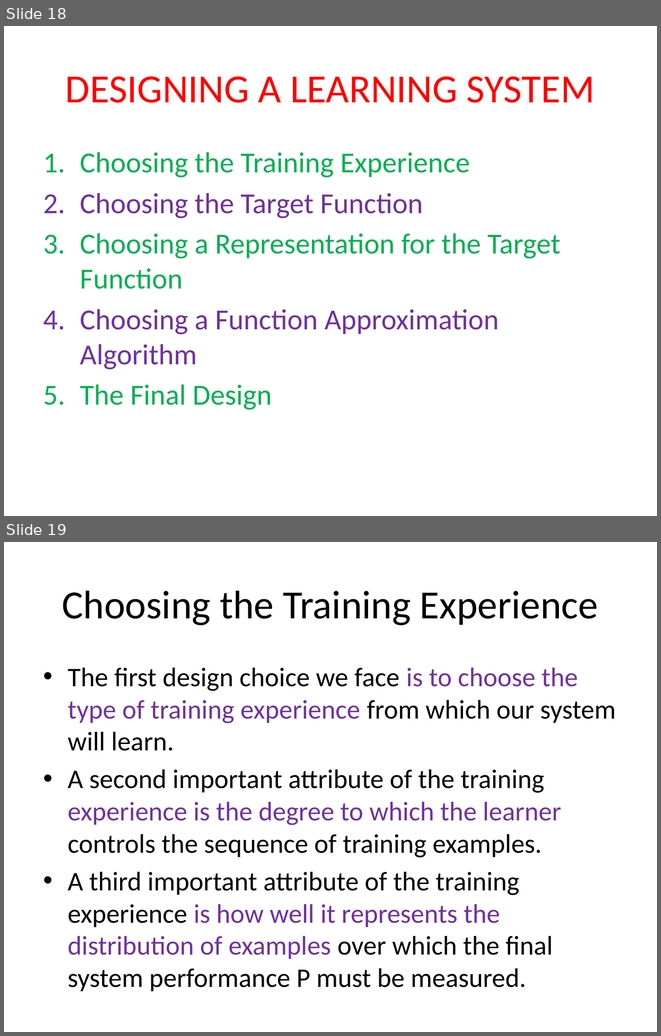
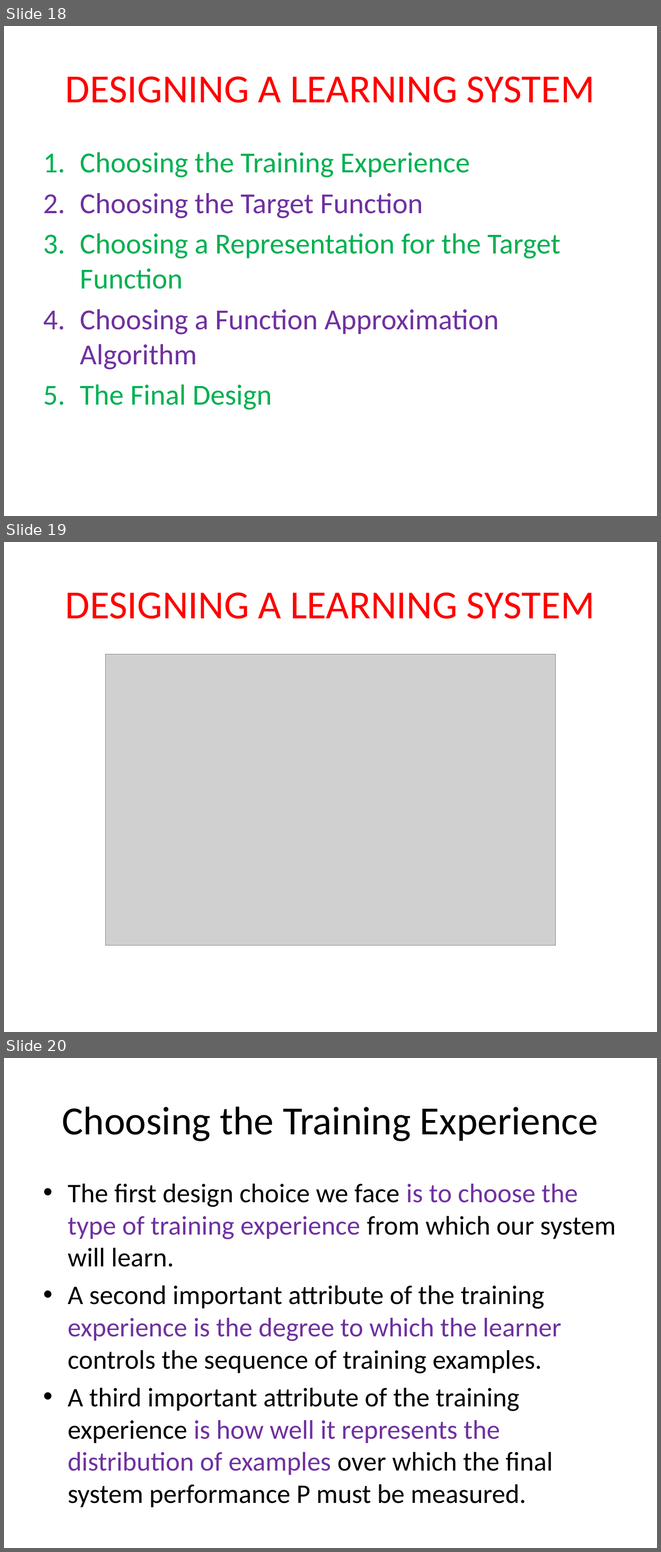
Before and after one commit to devipriyak/AI_ml-iv-sem-21-batch, a slide deck: Unit-4.pptx. Shown one above the other, each under a label of ours: slides 18 and 19 before the commit, slides 18, 19 and 20 after it. The pictures are 661x1036 and 661x1552 pixels, drawn with LibreOffice and Linux fonts; fonts in the diff are those of the drawing; grey boxes stand for pictures. Boxes give left, top, right and bottom in pixels: in the first picture for what was removed or moved away, otherwise in the second. Text is boxed around its words. In the diff, an @@ line names an element or a change of style, - is before the commit and + after.

```diff
--- a/Unit-4.pptx
+++ b/Unit-4.pptx
@@ slide 19 added at bbox=[4, 542, 657, 1032], background #FFFFFF @@
@@ title added at bbox=[65, 592, 595, 619], 44 pt, text #FF0000 @@
+DESIGNING A LEARNING SYSTEM
@@ picture added at bbox=[105, 654, 556, 945] @@
@@ what was slide 19 is now slide 20 @@
```
Also in this commit, not shown: 1 slide changed, 7 other slides added.
